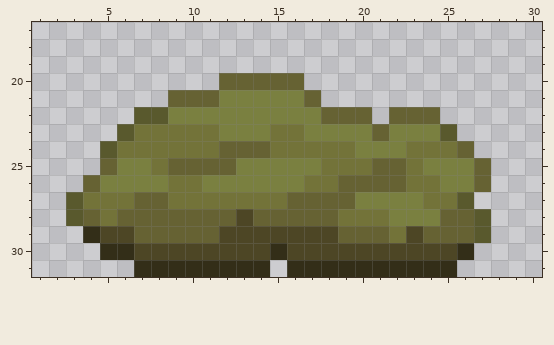
Pixel-art sprite: sprites/bush_1.png. The picture above is the old version.
The file is 32x32 pixels. Colours within 5 levels of each other are drawn and written as one. Shown: x 1..30, y 17..31.
The same view after the edit:
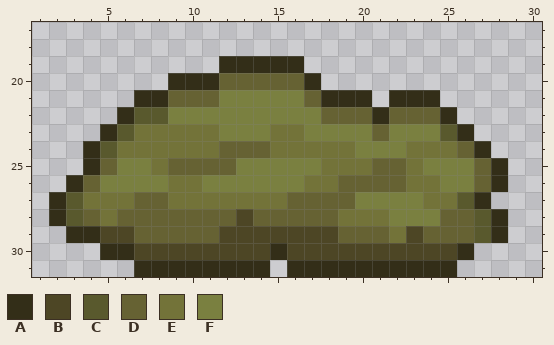
Palette (. is transparent): A #332e18  B #4d4625  C #59592d  D #666233  E #737339  F #7a8040
Difference:
The edit adds colour A in row 19 at x 12 to 16; in row 20 at x 9 to 11 and 17; in row 21 at x 7 to 8, 18 to 20 and 22 to 24; in row 22 at x 6, 21 and 25; in row 23 at x 5 and 26; in row 24 at x 4 and 27.
The edit adds colour A in row 25 at x 4 and 28; in row 26 at x 3 and 28; in row 27 at x 2 and 27; in row 28 at x 2 and 28; in row 29 at x 3 and 28.
